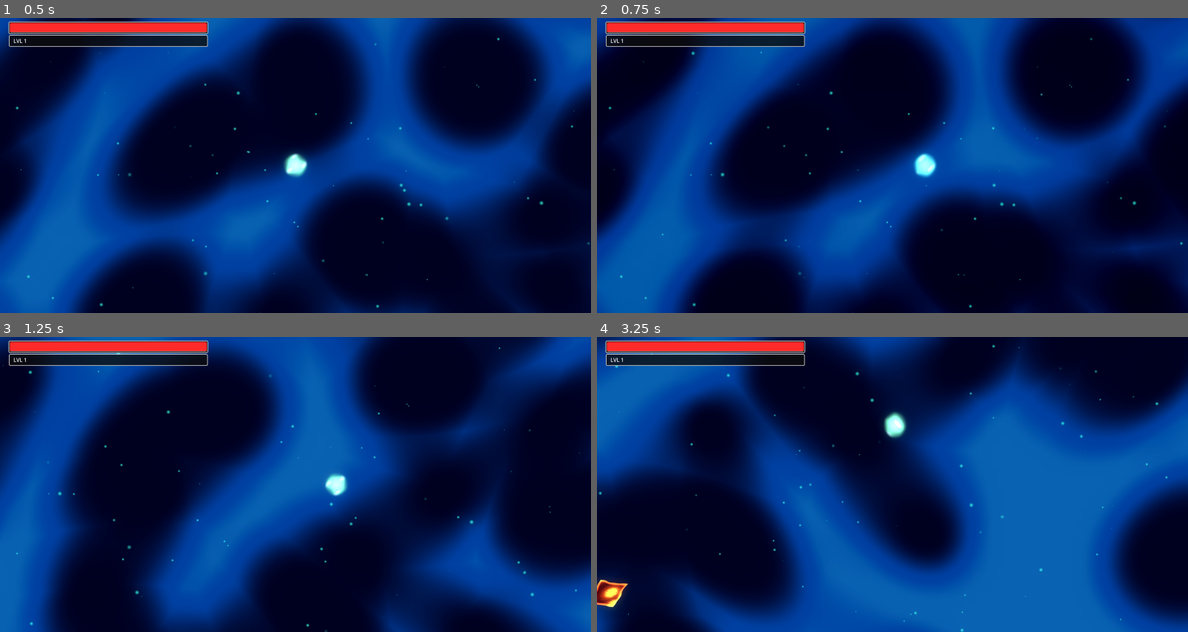
Above: before the commit, frames 1-4 (two rows, left to right).
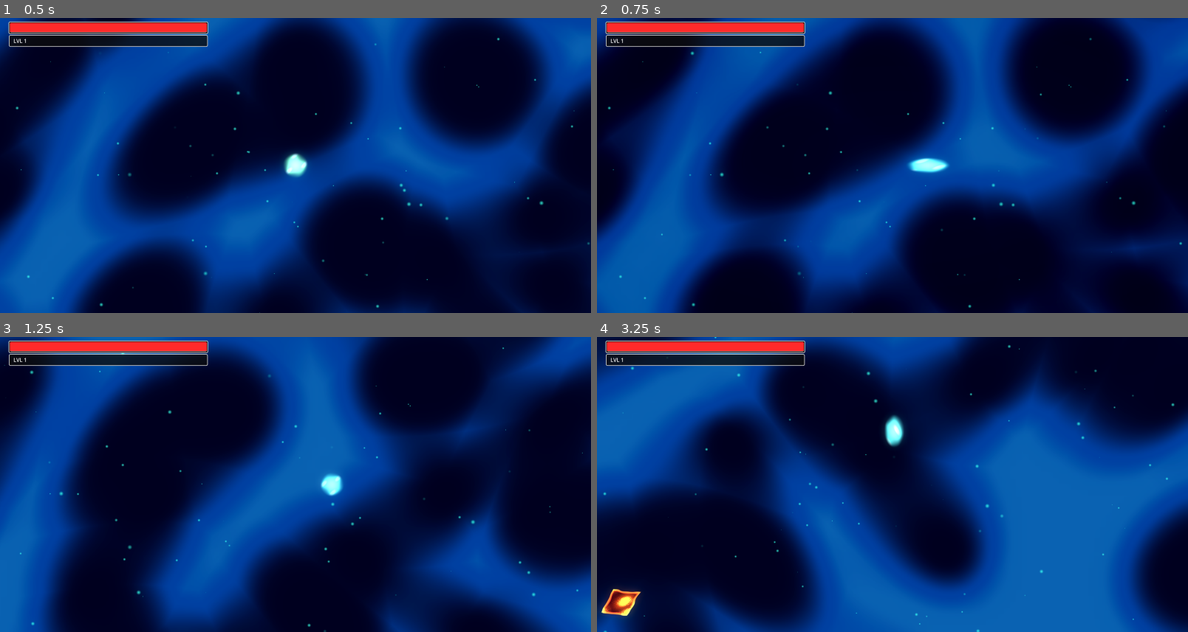
Above: after the commit, the same moments.

Repository: vinids86/aliensurvivors
Game: Godot game, scene res://scenes/game_manager.tscn
Two runs of this game, one before a commit and one after it. Both use one fixed random seed, a clock stepped at 60 frames per second and the inputs below. The engine's default icon, where the game draws it, is replaced by a stand-in: a white triangle on a blue panel in a dark square. Sound files missing from this copy of the repository are replaced by a short silence.
Inputs (mouse positions are in pixels of both pictures, inside the frame that each line leads up to):
- Up to frame 1 (0.5 s): no input
- Up to frame 2 (0.75 s): tap Enter (ui_accept) at 0.5 s; move the mouse to (1022, 150) at 0.52 s; hold Right (ui_right) from 0.53 s (still down); tap Tab (ui_focus_next) at 0.6 s; click (1022, 150) at 0.67 s
- Up to frame 3 (1.25 s): keep holding Right (ui_right); tap Enter (ui_accept) at 0.77 s
- Up to frame 4 (3.25 s): move the mouse to (774, 499) at 1.27 s; release Right (ui_right) at 1.28 s; hold Down (ui_down) 1.28-2.03 s; tap Tab (ui_focus_next) at 1.35, 2.1, 2.85 s; click (774, 499) at 1.42 s; tap Enter (ui_accept) at 1.52, 3.02 s; move the mouse to (951, 419) at 2.02 s; hold Right (ui_right) 2.03-2.78 s; click (951, 419) at 2.17 s; move the mouse to (862, 543) at 2.77 s; hold Up (ui_up) from 2.78 s (still down); click (862, 543) at 2.92 s

Frame 1 is identical in both runs. In frame 2, 0.5% of the frame differs, in the area x 1-100%, y 6-100%; in frame 3, 0.5%; in frame 4, 34%, in the area x 0-100%, y 0-100%.

Commit message:
Bad recoil

Diff:
--- a/scenes/player.tscn
+++ b/scenes/player.tscn
@@ -10,6 +10,7 @@
 [ext_resource type="AudioStream" uid="uid://jrod2amj0l1m" path="res://sfx/Whoosh Short Light 03.wav" id="6_fjrip"]
 [ext_resource type="Script" uid="uid://xwe7slciw4dk" path="res://scripts/health_component.gd" id="9_ur7pv"]
 [ext_resource type="Script" uid="uid://b8fqfu2bbgmi6" path="res://scripts/experience_component.gd" id="10_y4r1p"]
+[ext_resource type="Script" uid="uid://8bly4o2y656c" path="res://scripts/movement_controller.gd" id="11_d2wvv"]
 
 [sub_resource type="Resource" id="Resource_dqkch"]
 script = ExtResource("2_qhqgy")
@@ -72,4 +73,10 @@
 unique_name_in_owner = true
 script = ExtResource("10_y4r1p")
 
+[node name="MovementController" type="Node" parent="." node_paths=PackedStringArray("body")]
+unique_name_in_owner = true
+script = ExtResource("11_d2wvv")
+body = NodePath("..")
+stats = ExtResource("2_qhqgy")
+
 [connection signal="area_entered" from="MagnetArea" to="." method="_on_magnet_area_entered"]
--- /dev/null
+++ b/scripts/movement_controller.gd
@@ -0,0 +1,132 @@
+class_name MovementController extends Node
+
+## Componente responsável pela física de movimento, Dash e Knockback.
+## Deve ser filho de um CharacterBody2D.
+
+signal on_dash_started(duration: float)
+signal on_dash_ended
+signal on_dash_cooldown_changed(current_cooldown: float)
+
+# --- DEPENDÊNCIAS ---
+# O corpo que será movido (geralmente o pai)
+@export var body: CharacterBody2D
+# Para ler velocidade de movimento (opcional, pode ser passado via função)
+@export var stats: StatsConfig
+
+# --- CONFIGURAÇÃO ---
+@export_group("Dash Settings")
+@export var dash_speed: float = 800.0
+@export var dash_duration: float = 0.3
+@export var dash_cooldown: float = 1.5
+@export var dash_invulnerability: bool = true
+
+@export_group("Physics")
+@export var knockback_decay: float = 8.0 # Quão rápido o knockback desacelera
+
+# --- ESTADO INTERNO ---
+var is_dashing: bool = false
+var is_knocked_back: bool = false
+
+var _dash_direction: Vector2 = Vector2.ZERO
+var _dash_timer: float = 0.0
+var _dash_cooldown_timer: float = 0.0
+var _knockback_velocity: Vector2 = Vector2.ZERO
+
+func _ready() -> void:
+	if not body and get_parent() is CharacterBody2D:
+		body = get_parent()
+
+func _physics_process(delta: float) -> void:
+	if not body: return
+
+	_process_timers(delta)
+
+	# Prioridade de Movimento: Knockback > Dash > Normal
+	if is_knocked_back:
+		_process_knockback(delta)
+	elif is_dashing:
+		_process_dash(delta)
+
+	# Nota: O movimento normal é chamado explicitamente pelo Player
+	# quando ele NÃO está em estados especiais, para dar controle total ao Input.
+
+func _process_timers(delta: float) -> void:
+	if _dash_timer > 0:
+		_dash_timer -= delta
+		if _dash_timer <= 0:
+			_end_dash()
+
+	if _dash_cooldown_timer > 0:
+		_dash_cooldown_timer -= delta
+
+# --- INTERFACE PÚBLICA ---
+
+# Chamado pelo Player no _physics_process quando no estado NORMAL
+func move_with_input(input_dir: Vector2) -> void:
+	if is_dashing or is_knocked_back: return
+
+	var speed = 200.0 # Default fallback
+	if stats: speed = stats.get_stat("move_speed", 200.0)
+
+	body.velocity = input_dir * speed
+	body.move_and_slide()
+
+# Chamado pelo Player para tentar dar Dash
+func attempt_dash(input_dir: Vector2, visual_rotation: float) -> bool:
+	if _dash_cooldown_timer > 0 or is_dashing: return false
+
+	# Direção do Dash
+	var dir = input_dir
+	if dir == Vector2.ZERO:
+		dir = Vector2.RIGHT.rotated(visual_rotation)
+	_dash_direction = dir.normalized()
+
+	# Inicia Estado
+	is_dashing = true
+	_dash_timer = dash_duration
+	_dash_cooldown_timer = dash_cooldown
+
+	on_dash_started.emit(dash_duration)
+	return true
+
+# Chamado pelo Player ou Inimigos para empurrar esta entidade
+func apply_knockback(force_vector: Vector2, duration: float = 0.2) -> void:
+	if is_dashing and dash_invulnerability: return
+
+	is_knocked_back = true
+	_knockback_velocity = force_vector
+
+	# Timeout de segurança para sair do estado de knockback
+	get_tree().create_timer(duration).timeout.connect(func():
+		is_knocked_back = false
+		_knockback_velocity = Vector2.ZERO
+	, CONNECT_ONE_SHOT)
+
+# Força uma parada (ex: durante ataque)
+func stop_movement() -> void:
+	if body:
+		body.velocity = Vector2.ZERO
+
+# --- LÓGICA INTERNA ---
+
+func _process_dash(_delta: float) -> void:
+	body.velocity = _dash_direction * dash_speed
+	body.move_and_slide()
+
+func _end_dash() -> void:
+	is_dashing = false
+	# Inércia residual ao sair do dash
+	if stats:
+		body.velocity = _dash_direction * stats.get_stat("move_speed", 200.0)
+	on_dash_ended.emit()
+
+func _process_knockback(delta: float) -> void:
+	body.velocity = _knockback_velocity
+	body.move_and_slide()
+
+	# Fricção
+	_knockback_velocity = _knockback_velocity.lerp(Vector2.ZERO, knockback_decay * delta)
+
+	if _knockback_velocity.length_squared() < 50:
+		is_knocked_back = false
+		_knockback_velocity = Vector2.ZERO
--- a/scripts/player_controller.gd
+++ b/scripts/player_controller.gd
@@ -1,22 +1,21 @@
 class_name PlayerController extends CharacterBody2D
 
 ## Controlador principal da entidade Jogador.
-## Otimizado: Usa Unique Names (%) para acessar componentes automaticamente.
+## Refatorado: Física extraída para MovementController. Fix timing do recuo no ataque.
 
 # --- SINAIS ---
 signal on_attack_triggered(context_data: Dictionary)
-# Mantidos para compatibilidade externa
+# Mantidos para compatibilidade
 signal on_hit_received(source: Node, damage: float)
 signal on_level_up(current_level: int)
 signal on_xp_collected(amount: float)
 signal on_dash_used(cooldown_time: float)
 signal on_death()
 
-# --- ARQUITETURA E COMPONENTES ---
-# Usamos @onready com % para buscar automaticamente os nós marcados como Unique na cena.
-# Isso elimina a necessidade de arrastar manualmente no Inspector.
+# --- COMPONENTES (Unique Names) ---
 @onready var health_component: HealthComponent = %HealthComponent
 @onready var experience_component: ExperienceComponent = %ExperienceComponent
+@onready var movement_controller: MovementController = %MovementController
 
 @export var stats: StatsConfig
 
@@ -26,16 +25,10 @@
 @export var current_attack_behavior: AttackBehaviorCard # Legacy
 
 # --- CONFIGURAÇÃO FÍSICA ---
-@export_group("Movement & Physics")
-@export var self_knockback_force: float = 500.0
+@export_group("Physics Params")
+@export var self_knockback_force: float = 500.0 # Usado no recoil do ataque
 @export var self_knockback_duration: float = 0.15
 @export var magnet_area_shape: CollisionShape2D
-
-@export_group("Dash Ability")
-@export var dash_speed: float = 800.0
-@export var dash_duration: float = 0.3
-@export var dash_cooldown: float = 1.5
-@export var dash_invulnerability: bool = true
 
 # --- AUDIO E VISUAL ---
 @export_group("Visuals")
@@ -45,11 +38,6 @@
 @export var color_damage: Color = Color("ff2a2a")
 @export var color_dash: Color = Color(0.2, 1.0, 1.0)
 
-@export_group("Animation Timings")
-@export var anim_prep_time: float = 0.15
-@export var anim_strike_time: float = 0.1
-@export var anim_recovery_time: float = 0.3
-
 @export_group("Audio")
 @export var audio_player: AudioStreamPlayer2D
 @export var sfx_hurt: AudioStream
@@ -59,16 +47,13 @@
 enum State { NORMAL, ATTACKING, KNOCKED_BACK, DASHING }
 var _state: State = State.NORMAL
 
-var _timers = {
-	"basic_attack": 0.0,
-	"special_attack": 0.0,
-	"dash_cooldown": 0.0,
-	"dash_duration": 0.0
+# Cooldowns de Ataque (Dash foi movido)
+var _attack_timers = {
+	"basic": 0.0,
+	"special": 0.0
 }
 
-# Variaveis de Controle Físico/Visual
-var _knockback_velocity: Vector2 = Vector2.ZERO
-var _dash_direction: Vector2 = Vector2.ZERO
+# Controle Visual
 var _visual_rotation: float = 0.0
 var _time_alive: float = 0.0
 var _visual_pivot: Node2D
@@ -77,7 +62,7 @@
 var _shader_time_accum: float = 0.0
 var _current_agitation: float = 1.0
 
-# Acessores de Compatibilidade (Getters Seguros)
+# Getters de Compatibilidade
 var _current_health: float:
 	get: return health_component.current_health if health_component else 0.0
 var _current_xp: float:
@@ -92,244 +77,176 @@
 # ==============================================================================
 
 func _ready() -> void:
-	# Validação crítica: Se esqueceu de marcar como Unique (%) na cena, avisa.
-	if not health_component: push_error("Player: Nó %HealthComponent não encontrado! Marque-o como Unique Name na cena.")
-	if not experience_component: push_error("Player: Nó %ExperienceComponent não encontrado! Marque-o como Unique Name na cena.")
-
-	_validate_dependencies()
+	if not movement_controller: push_error("Player: %MovementController não encontrado!")
+
 	_initialize_components()
 	_initialize_visuals()
 	_update_magnet_radius()
 
 func _physics_process(delta: float) -> void:
 	_time_alive += delta
-	_process_timers(delta)
+	_process_attack_timers(delta)
+
+	_sync_state_with_physics()
 
 	match _state:
 		State.NORMAL:       _state_logic_normal(delta)
 		State.ATTACKING:    _state_logic_attacking(delta)
-		State.KNOCKED_BACK: _state_logic_knocked_back(delta)
-		State.DASHING:      _state_logic_dashing(delta)
+		State.DASHING:      pass
+		State.KNOCKED_BACK: pass
 
 	_process_visual_rotation(delta)
 	_update_visual_effects(delta)
 
 # ==============================================================================
-# INITIALIZATION & COMPONENTS
-# ==============================================================================
-
-func _initialize_components() -> void:
-	# Configura Stats Iniciais
-	if not stats: stats = StatsConfig.new()
-
-	# Inicializa HealthComponent existente (agora pego via %UniqueName)
-	if health_component:
-		if not health_component.on_damage_taken.is_connected(_on_health_damage_taken):
-			health_component.on_damage_taken.connect(_on_health_damage_taken)
-		if not health_component.on_death.is_connected(_on_health_died):
-			health_component.on_death.connect(_on_health_died)
-
-		# Sincroniza com StatsConfig
-		health_component.initialize(stats.get_stat("max_health", 100.0))
-
-	# Inicializa ExperienceComponent existente (agora pego via %UniqueName)
-	if experience_component:
-		# Conexão segura para evitar duplicidade se o _ready rodar de novo
-		if not experience_component.on_xp_collected.is_connected(func(amount): on_xp_collected.emit(amount)):
-			experience_component.on_xp_collected.connect(func(amount): on_xp_collected.emit(amount))
-		if not experience_component.on_level_up.is_connected(_on_comp_level_up):
-			experience_component.on_level_up.connect(_on_comp_level_up)
-
-	# Fallback para attack card antigo
-	if not basic_attack_card and current_attack_behavior:
-		basic_attack_card = current_attack_behavior
-
-func _validate_dependencies() -> void:
-	if not audio_player: push_warning("Player: AudioPlayer não atribuído.")
-	# Removidos os push_error de componentes pois o @onready já lida (e o check no _ready complementa)
-
-# ==============================================================================
-# HEALTH HANDLERS
-# ==============================================================================
-
-func take_damage(amount: float, source_node: Node2D = null, knockback_force: float = 0.0) -> void:
-	if _state == State.DASHING and dash_invulnerability: return
-
-	if source_node and knockback_force > 0:
-		var knock_dir = (global_position - source_node.global_position).normalized()
-		apply_impulse(knock_dir, knockback_force, 0.2)
-
-	if health_component:
-		health_component.take_damage(amount, source_node)
-
-func heal(amount: float) -> void:
-	if health_component:
-		health_component.heal(amount)
-
-func _on_health_damage_taken(amount: float, source: Node) -> void:
-	_visual_flash(color_damage, 0.2)
-	_play_sfx(sfx_hurt)
-	on_hit_received.emit(source, amount)
-
-func _on_health_died() -> void:
-	on_death.emit()
-	set_physics_process(false)
-
-# ==============================================================================
-# PROGRESSION HANDLERS
-# ==============================================================================
-
-func add_xp(amount: float) -> void:
-	if experience_component:
-		experience_component.add_xp(amount)
-
-func _on_comp_level_up(new_level: int) -> void:
-	# Retransmite sinal
-	on_level_up.emit(new_level)
-	# Cura 20% ao subir de nível
-	if health_component:
-		health_component.heal_percent(0.2)
-
-func _update_magnet_radius() -> void:
-	if magnet_area_shape and magnet_area_shape.shape is CircleShape2D:
-		var range_val = stats.get_stat("pickup_range", 100.0)
-		magnet_area_shape.shape.radius = range_val
-
-func _on_magnet_area_entered(area: Area2D) -> void:
-	if area.has_method("attract"):
-		area.attract(self)
-
-# ==============================================================================
-# STATE MACHINE LOGIC
-# ==============================================================================
+# STATE MANAGEMENT
+# ==============================================================================
+
+func _sync_state_with_physics() -> void:
+	# O MovementController é a autoridade sobre estados físicos
+	if movement_controller.is_knocked_back:
+		_state = State.KNOCKED_BACK
+	elif movement_controller.is_dashing:
+		_state = State.DASHING
+	elif _state == State.KNOCKED_BACK or _state == State.DASHING:
+		# Se o componente diz que acabou e não estamos atacando, volta ao normal
+		_state = State.NORMAL
 
 func _state_logic_normal(_delta: float) -> void:
 	var input_dir = Input.get_vector("ui_left", "ui_right", "ui_up", "ui_down")
-	var move_speed = stats.get_stat("move_speed", 200.0)
-
-	velocity = input_dir * move_speed
-	move_and_slide()
-
-	if _check_dash_input(): return
+	movement_controller.move_with_input(input_dir)
+
+	if _check_dash_input(input_dir): return
 	if _check_combat_input(): return
 
 func _state_logic_attacking(_delta: float) -> void:
-	move_and_slide()
-	if _check_dash_input(): return
-
-func _state_logic_knocked_back(delta: float) -> void:
-	velocity = _knockback_velocity
-	move_and_slide()
-
-	_knockback_velocity = _knockback_velocity.lerp(Vector2.ZERO, 8.0 * delta)
-	if _knockback_velocity.length_squared() < 50:
-		_state = State.NORMAL
-		_knockback_velocity = Vector2.ZERO
-
-func _state_logic_dashing(_delta: float) -> void:
-	velocity = _dash_direction * dash_speed
-	move_and_slide()
-
-	if _timers.dash_duration <= 0:
-		_finish_dash()
-
-# ==============================================================================
-# COMBAT SYSTEM
-# ==============================================================================
+	# Permite cancelar windup com Dash
+	var input_dir = Input.get_vector("ui_left", "ui_right", "ui_up", "ui_down")
+	if _check_dash_input(input_dir): return
+
+	movement_controller.stop_movement()
+
+# ==============================================================================
+# ACTIONS
+# ==============================================================================
+
+func _check_dash_input(input_dir: Vector2) -> bool:
+	if Input.is_action_just_pressed("ui_focus_next") or Input.is_action_just_pressed("dash"):
+		if movement_controller.attempt_dash(input_dir, _visual_rotation):
+			_play_sfx(sfx_dash)
+			_visual_dash_start()
+			on_dash_used.emit(movement_controller.dash_cooldown)
+			return true
+	return false
 
 func _check_combat_input() -> bool:
-	if _timers.basic_attack <= 0:
+	if _attack_timers.basic <= 0:
 		if Input.is_action_pressed("attack_basic") or Input.is_mouse_button_pressed(MOUSE_BUTTON_LEFT):
 			var card = basic_attack_card if basic_attack_card else current_attack_behavior
 			if card:
-				_start_attack_sequence(card, "basic_attack")
+				_start_attack_sequence(card, "basic")
 				return true
 
-	if _timers.special_attack <= 0:
+	if _attack_timers.special <= 0:
 		if Input.is_action_pressed("attack_special") or Input.is_mouse_button_pressed(MOUSE_BUTTON_RIGHT):
 			if special_attack_card:
-				_start_attack_sequence(special_attack_card, "special_attack")
+				_start_attack_sequence(special_attack_card, "special")
 				return true
 	return false
 
 func _start_attack_sequence(card: AttackBehaviorCard, timer_key: String) -> void:
+	# 1. Garante rotação correta ANTES de começar (trava a mira no input atual)
+	_update_rotation_to_input()
 	_state = State.ATTACKING
 
+	# Calcula direção baseada na rotação travada
 	var attack_dir = Vector2.RIGHT.rotated(_visual_rotation)
+
 	var cd = stats.get_stat("cooldown", 1.0)
 	if card.base_cooldown_override > 0: cd = card.base_cooldown_override
-	_timers[timer_key] = cd
-
+	_attack_timers[timer_key] = cd
+
+	# 2. Windup (Preparação Visual) - O Recuo NÃO deve acontecer aqui ainda
 	var t_prep = max(cd * 0.35, 0.05)
-	var t_strike = max(cd * 0.15, 0.03)
-	var t_recover = max(cd * 0.4, 0.05)
-
-	_visual_tween_scale(Vector2(0.4, 0.8), t_prep) # Squash
+	_visual_tween_scale(Vector2(0.4, 0.8), t_prep)
+
+	# Espera a preparação
 	await get_tree().create_timer(t_prep).timeout
 
+	# Verifica se foi cancelado (por Dash, Stun ou Morte) durante a espera
 	if _state != State.ATTACKING: return
 
-	apply_impulse(-attack_dir, self_knockback_force, self_knockback_duration)
+	# 3. Execução (Tiro + Recuo Simultâneos)
+	# Aplica Recoil agora (Empurra para trás)
+	movement_controller.apply_knockback(-attack_dir * self_knockback_force, self_knockback_duration)
+
 	card.execute(self, attack_dir)
 	_visual_flash(Color.WHITE, 0.05)
 
-	_visual_tween_scale(Vector2(1.2, 0.4), t_strike) # Stretch
-	await get_tree().create_timer(t_strike).timeout
-
-	_visual_tween_scale(Vector2(0.6, 0.6), t_recover) # Recover
-	await get_tree().create_timer(t_recover).timeout
-
-	if _state == State.ATTACKING: _state = State.NORMAL
-
-func apply_impulse(direction: Vector2, force: float, duration: float) -> void:
-	if _state == State.DASHING: return
-
-	_knockback_velocity = direction * force
-	_state = State.KNOCKED_BACK
-
-	get_tree().create_timer(duration).timeout.connect(func():
-		if _state == State.KNOCKED_BACK:
-			_state = State.NORMAL
-			_knockback_velocity = Vector2.ZERO
-	, CONNECT_ONE_SHOT)
-
-# ==============================================================================
-# DASH SYSTEM
-# ==============================================================================
-
-func _check_dash_input() -> bool:
-	if _timers.dash_cooldown > 0: return false
-
-	if Input.is_action_just_pressed("ui_focus_next") or Input.is_action_just_pressed("dash"):
-		_start_dash()
-		return true
-	return false
-
-func _start_dash() -> void:
+	# Animação de recuperação
+	await get_tree().create_timer(0.2).timeout
+
+	# Volta ao normal se o recuo já tiver acabado e o player não tiver feito outra ação
+	if _state == State.ATTACKING:
+		_state = State.NORMAL
+
+# ==============================================================================
+# VISUALS & UTILS
+# ==============================================================================
+
+func _process_visual_rotation(delta: float) -> void:
+	# Não rotacionar se estiver sofrendo knockback ou atacando (trava mira)
+	if _state == State.KNOCKED_BACK or _state == State.ATTACKING:
+		return
+
+	if velocity.length() > 0:
+		_visual_rotation = lerp_angle(_visual_rotation, velocity.angle(), 15 * delta)
+
+	if _visual_pivot: _visual_pivot.rotation = _visual_rotation
+
+func _update_rotation_to_input() -> void:
 	var input_dir = Input.get_vector("ui_left", "ui_right", "ui_up", "ui_down")
-	if input_dir == Vector2.ZERO: input_dir = Vector2.RIGHT.rotated(_visual_rotation)
-
-	_dash_direction = input_dir.normalized()
-	_state = State.DASHING
-	_timers.dash_duration = dash_duration
-	_timers.dash_cooldown = dash_cooldown
-
-	_play_sfx(sfx_dash)
-	_visual_dash_start()
-	on_dash_used.emit(dash_cooldown)
-
-func _finish_dash() -> void:
-	_state = State.NORMAL
-	velocity = _dash_direction * stats.get_stat("move_speed", 200.0)
-	_visual_dash_end()
-
-# ==============================================================================
-# VISUALS & UTILS
-# ==============================================================================
-
-func _process_timers(delta: float) -> void:
-	for key in _timers.keys():
-		if _timers[key] > 0: _timers[key] -= delta
+	if input_dir != Vector2.ZERO:
+		_visual_rotation = input_dir.angle()
+	if _visual_pivot: _visual_pivot.rotation = _visual_rotation
+
+# ... Resto do código (take_damage, setup, efeitos) mantido inalterado ...
+
+func take_damage(amount: float, source_node: Node2D = null, knockback_force: float = 0.0) -> void:
+	if movement_controller.is_dashing and movement_controller.dash_invulnerability: return
+
+	if source_node and knockback_force > 0:
+		var knock_dir = (global_position - source_node.global_position).normalized()
+		movement_controller.apply_knockback(knock_dir * knockback_force, 0.2)
+
+	if health_component:
+		health_component.take_damage(amount, source_node)
+
+func add_xp(amount: float) -> void:
+	if experience_component: experience_component.add_xp(amount)
+
+func _initialize_components() -> void:
+	if not stats: stats = StatsConfig.new()
+	if health_component:
+		health_component.on_damage_taken.connect(func(amt, src):
+			_visual_flash(color_damage, 0.2)
+			_play_sfx(sfx_hurt)
+			on_hit_received.emit(src, amt)
+		)
+		health_component.on_death.connect(func(): on_death.emit())
+		health_component.initialize(stats.get_stat("max_health", 100.0))
+	if experience_component:
+		experience_component.on_xp_collected.connect(func(amt): on_xp_collected.emit(amt))
+		experience_component.on_level_up.connect(func(lvl):
+			on_level_up.emit(lvl)
+			if health_component: health_component.heal_percent(0.2)
+		)
+	if not basic_attack_card and current_attack_behavior:
+		basic_attack_card = current_attack_behavior
+
+func _process_attack_timers(delta: float) -> void:
+	for k in _attack_timers:
+		if _attack_timers[k] > 0: _attack_timers[k] -= delta
 
 func _play_sfx(stream: AudioStream) -> void:
 	if audio_player and stream:
@@ -342,35 +259,22 @@
 	_visual_pivot = sprite_ref.get_parent()
 	if sprite_ref.material: _shader_material = sprite_ref.material.duplicate()
 	elif body_shader:
-		_shader_material = ShaderMaterial.new()
-		_shader_material.shader = body_shader
-
+		_shader_material = ShaderMaterial.new(); _shader_material.shader = body_shader
 	if _shader_material:
 		_shader_material.set_shader_parameter("base_color", color_head)
 		sprite_ref.material = _shader_material
 
-func _process_visual_rotation(delta: float) -> void:
-	if _state != State.KNOCKED_BACK and velocity.length() > 0:
-		_visual_rotation = lerp_angle(_visual_rotation, velocity.angle(), 15 * delta)
-	if _visual_pivot: _visual_pivot.rotation = _visual_rotation
-
 func _update_visual_effects(delta: float) -> void:
-	if sprite_ref and (_state == State.NORMAL or _state == State.KNOCKED_BACK):
+	if sprite_ref and (_state == State.NORMAL):
 		if not _tween_body or not _tween_body.is_running():
-			var base = Vector2(0.6, 0.6)
-			var target = base
+			var target = Vector2(0.6, 0.6)
 			if velocity.length() > 10.0:
-				var wobble = sin(_time_alive * 15.0) * 0.05
-				target = Vector2(base.x + wobble, base.y - wobble)
+				target.x += sin(_time_alive * 15.0) * 0.05
 			else:
-				var breath = sin(_time_alive * 2.0) * 0.03
-				target = base + Vector2(breath, breath)
+				target += Vector2(1,1) * sin(_time_alive * 2.0) * 0.03
 			sprite_ref.scale = sprite_ref.scale.lerp(target, 10.0 * delta)
-
 	if _shader_material:
-		var target_speed = 2.0 if _state == State.ATTACKING else 1.0
-		_current_agitation = lerp(_current_agitation, target_speed, 5.0 * delta)
-		_shader_time_accum += delta * _current_agitation
+		_shader_time_accum += delta * (2.0 if _state == State.ATTACKING else 1.0)
 		_shader_material.set_shader_parameter("custom_time", _shader_time_accum)
 
 func _visual_tween_scale(target: Vector2, duration: float) -> void:
@@ -385,22 +289,16 @@
 	var tw = create_tween()
 	tw.tween_interval(duration)
 	tw.tween_callback(func():
-		var return_color = color_dash if _state == State.DASHING else color_head
-		if _shader_material: _shader_material.set_shader_parameter("base_color", return_color)
+		if _shader_material: _shader_material.set_shader_parameter("base_color", color_dash if _state == State.DASHING else color_head)
 	)
 
 func _visual_dash_start() -> void:
-	if not sprite_ref: return
-	if _tween_body: _tween_body.kill()
-	_tween_body = create_tween()
-	_tween_body.tween_property(sprite_ref, "scale", Vector2(0.5, 0.7), 0.08).set_trans(Tween.TRANS_SINE).set_ease(Tween.EASE_OUT)
-	_tween_body.tween_property(sprite_ref, "scale", Vector2(1.1, 0.4), 0.15).set_trans(Tween.TRANS_CUBIC).set_ease(Tween.EASE_IN_OUT)
+	_visual_tween_scale(Vector2(1.1, 0.4), 0.15)
 	if _shader_material: _shader_material.set_shader_parameter("base_color", color_dash)
 
-func _visual_dash_end() -> void:
-	if not sprite_ref: return
-	if _tween_body: _tween_body.kill()
-	_tween_body = create_tween()
-	_tween_body.tween_property(sprite_ref, "scale", Vector2(0.55, 0.65), 0.12).set_trans(Tween.TRANS_SINE).set_ease(Tween.EASE_OUT)
-	_tween_body.tween_property(sprite_ref, "scale", Vector2(0.6, 0.6), 0.25).set_trans(Tween.TRANS_CUBIC).set_ease(Tween.EASE_OUT)
-	if _shader_material: _shader_material.set_shader_parameter("base_color", color_head)
+func _update_magnet_radius() -> void:
+	if magnet_area_shape and magnet_area_shape.shape is CircleShape2D:
+		magnet_area_shape.shape.radius = stats.get_stat("pickup_range", 100.0)
+
+func _on_magnet_area_entered(area: Area2D) -> void:
+	if area.has_method("attract"): area.attract(self)
Not shown: 1 places in scenes/player.tscn that only renumber resources
Not shown, added: scripts/movement_controller.gd.uid
